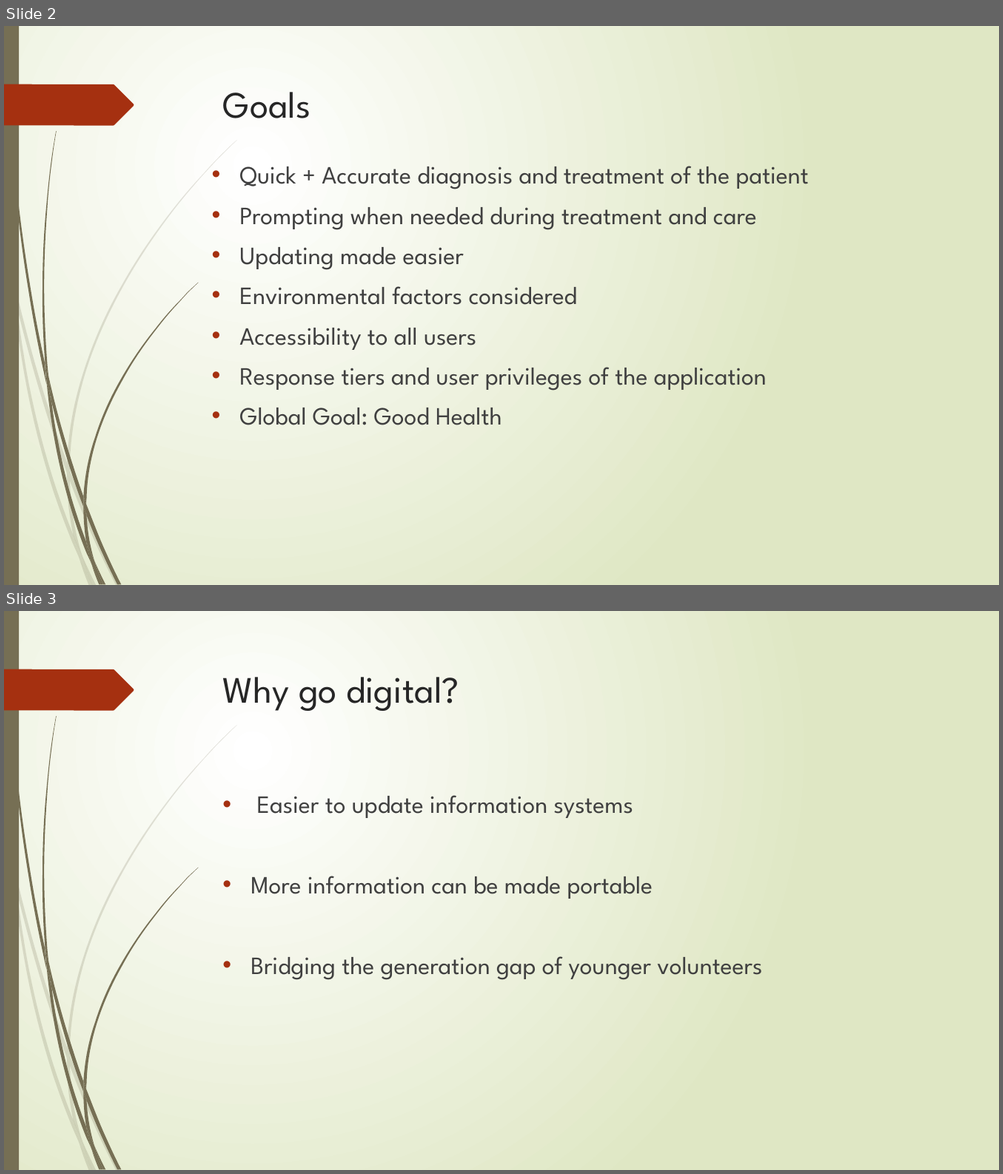
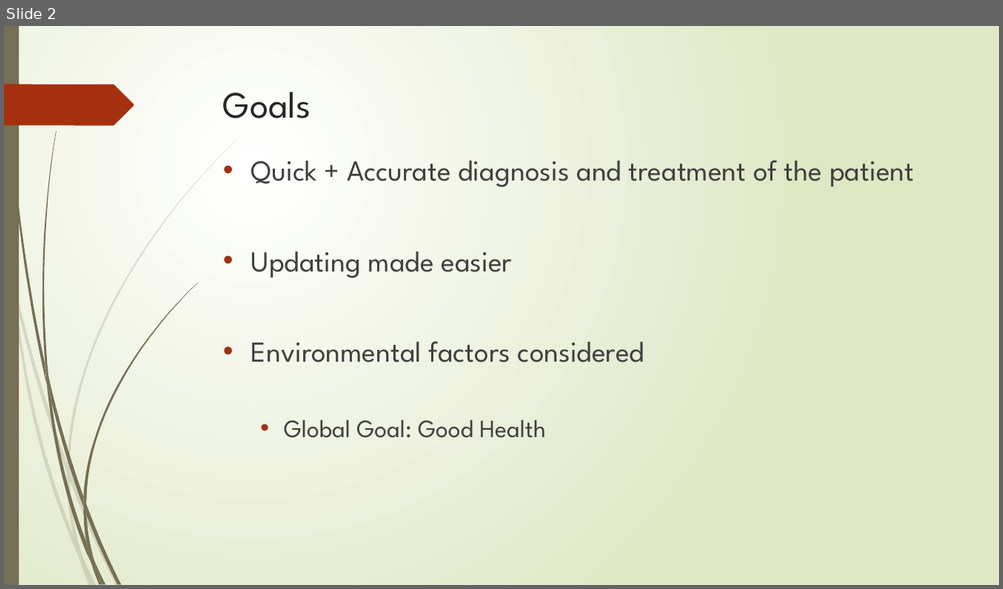
Before and after one commit to bournemouth17/team-5, a slide deck: RNLI.pptx. Shown one above the other, each under a label of ours: slides 2 and 3 before the commit, slide 2 after it. The pictures are 1003x1174 and 1003x589 pixels, drawn with LibreOffice and Linux fonts; fonts in the diff are those of the drawing. Boxes give left, top, right and bottom in pixels: in the first picture for what was removed or moved away, otherwise in the second. Text is boxed around its words. In the diff, an @@ line names an element or a change of style, - is before the commit and + after.

```diff
--- a/RNLI.pptx
+++ b/RNLI.pptx
@@ slide 3 removed at (x1=4, y1=611, x2=999, y2=1170), background gradient #FFFFFF to #DFE8C4; not listed: 24 template elements that a slide beside it also shows @@
@@ title removed at (x1=223, y1=677, x2=459, y2=711) @@
-Why go digital?
@@ text removed at (x1=250, y1=795, x2=762, y2=980) @@
-• Easier to update information systems
-• More information can be made portable
-• Bridging the generation gap of younger volunteers
@@ slide 2 changed as well @@
@@ text "Quick + Accurate diagnosis and ..." moved from (x1=239, y1=166, x2=808, y2=426) to (x1=251, y1=160, x2=913, y2=438) @@
@@ text "Quick + Accurate diagnosis and ..." at (x1=251, y1=160, x2=913, y2=438): size 24 to 28 pt in "Quick + Accurate diagnosis and treatment of ...", "Updating made easier", "Environmental factors considered"; list level 1 to 2 in "Global Goal: Good Health" @@
@@ text at (x1=239, y1=207, x2=757, y2=230): paragraph removed @@
-• Prompting when needed during treatment and care
@@ text at (x1=239, y1=328, x2=766, y2=391): paragraphs removed @@
-• Accessibility to all users
-• Response tiers and user privileges of the application
```
Also in this commit, not shown: 4 other slides changed, 2 slides added, 7 other slides removed.
